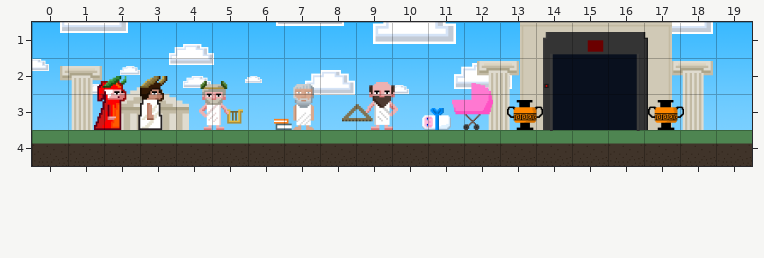
Two states of a Tiled map, game/maps/level2_limbo.tmx. The picture above was drawn from the file before the commit.
Cells are 128x128 px. Shown: x 0..19, y 1..4.
The same view after the edit:
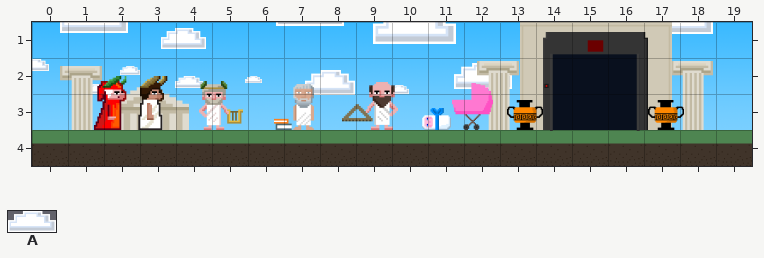
Key: from "background": A 15 "cloud".
Objects are placed by their top-left corner, in cells (3,4 is the top-left corner of cell 3,4); size is 1x1 cell unless given.
Changes in this commit:
Layer "background_objects_2":
Object A "cloud" at 3.8,1.6 size 1.2x0.6 becomes A "cloud" at 3.6,1.2 size 1.2x0.6.
Object A "cloud" at 4.2,2.5 size 0.8x0.3 becomes A "cloud" at 4,2.5 size 0.8x0.3.
Pixel boxes of the changes (left, top, right, bottom) in both pictures:
changed: (161, 29, 214, 65)
changed: (176, 76, 211, 88)
